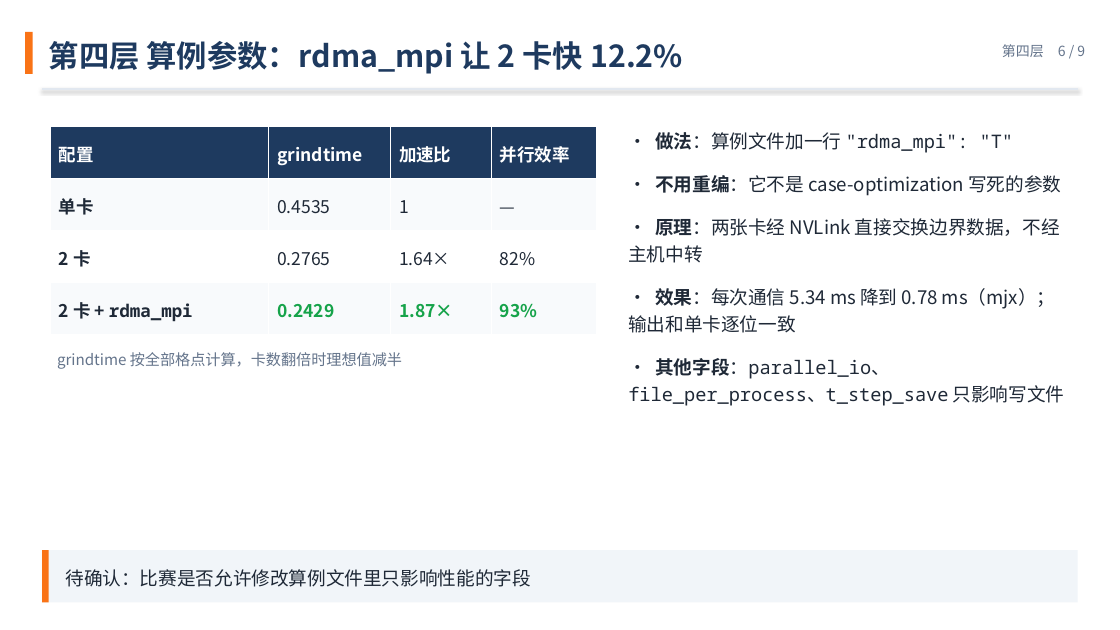
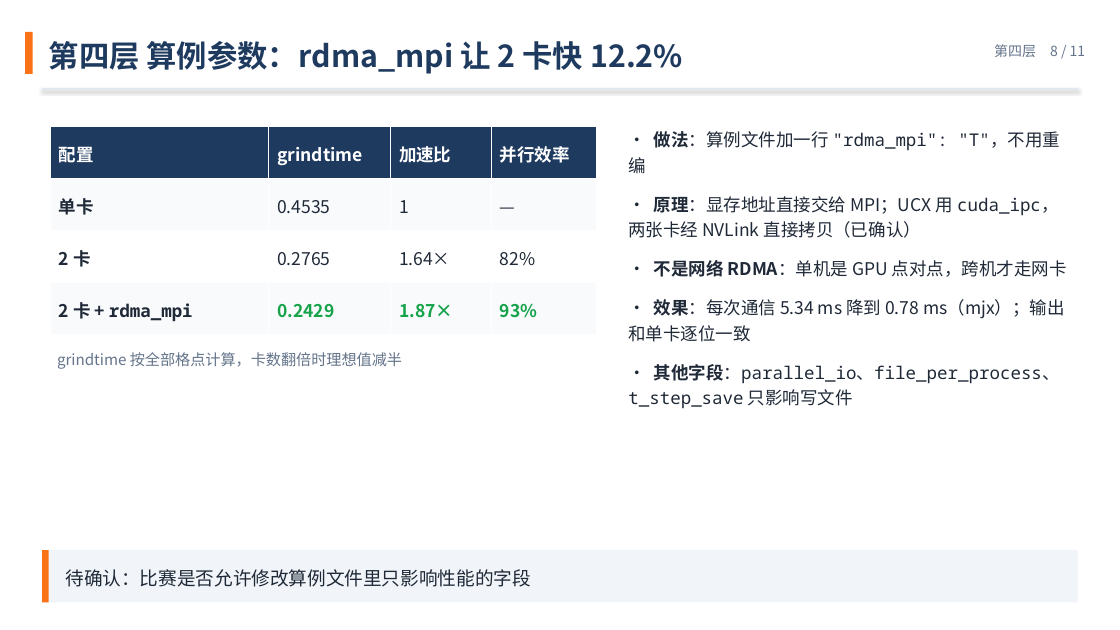
Before and after one commit to VictorTHU681/mfc-tuning-slides, a slide deck: slide 8 of tuning-six-layers-zh.pptx (slide 6 before the commit). Drawn at 1120x630 pixels with LibreOffice and Linux fonts; fonts in the diff are those of the drawing. Boxes give left, top, right and bottom in pixels: in the first picture for what was removed or moved away, otherwise in the second. Text is boxed around its words. In the diff, an @@ line names an element or a change of style, - is before the commit and + after.

```diff
--- a/tuning-six-layers-zh.pptx
+++ b/tuning-six-layers-zh.pptx
@@ text at (994, 44, 1086, 57): text changed @@
-第四层 6 / 9
+第四层 8 / 11
@@ text at (628, 131, 1067, 277): text changed; size 16 to 15 pt @@
-• 做法：算例文件加一行 "rdma_mpi": "T"
-• 不用重编：它不是 case-optimization 写死的参数
-• 原理：两张卡经 NVLink 直接交换边界数据，不经主机中转
+• 做法：算例文件加一行 "rdma_mpi": "T"，不用重编
+• 原理：显存地址直接交给 MPI；UCX 用 cuda_ipc，两张卡经 NVLink 直接拷贝（已确认）
+• 不是网络 RDMA：单机是 GPU 点对点，跨机才走网卡
@@ text at (628, 299, 1065, 408): size 16 to 15 pt in "• 效果：每次通信 5.34 ms 降到 0.78 ms（mjx）；输出和单卡逐位一致", "• 其他字段：parallel_io、file_per_process、t_step_save 只影响写文件"; less space between paragraphs @@
```
Also in this commit, not shown: 8 other slides changed, 2 slides added.
